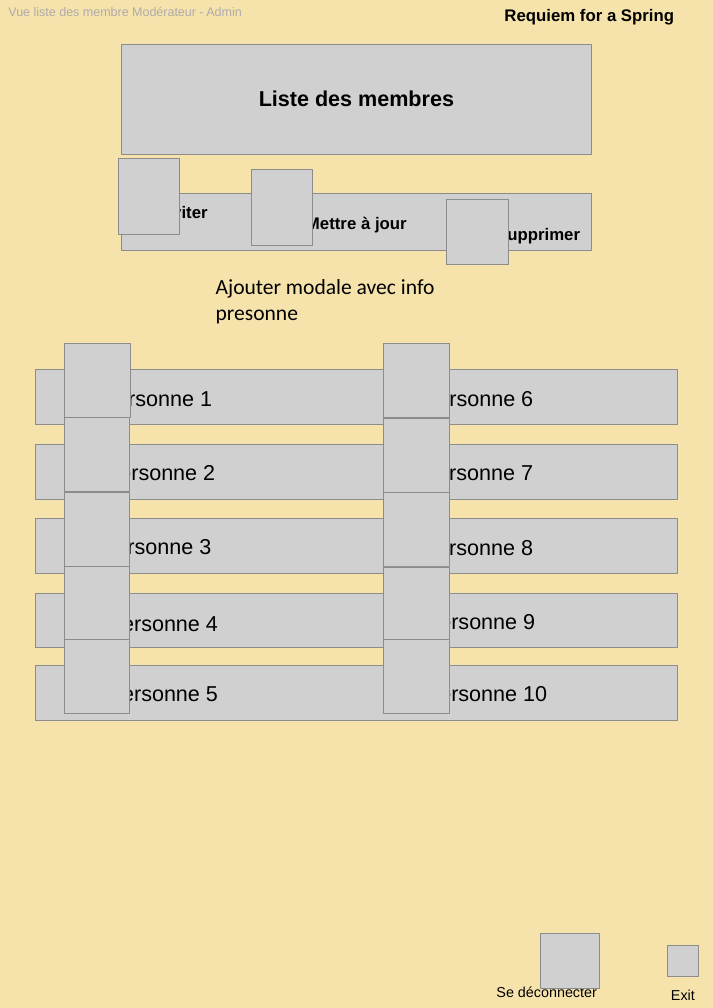
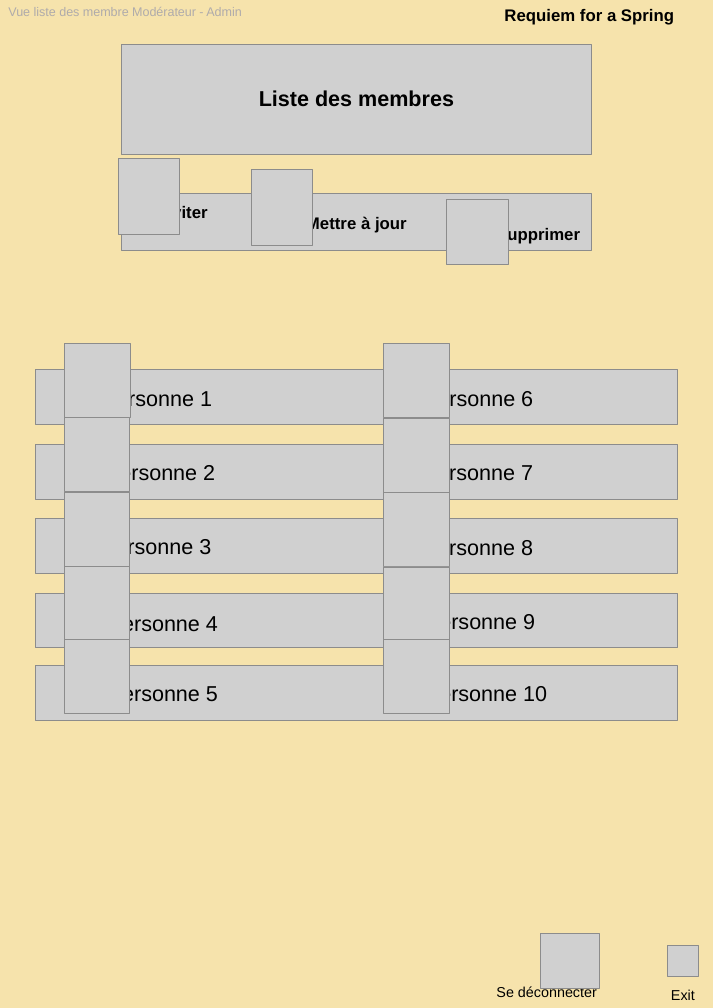
Before and after one commit to konchu974/requiem-for-a-spring, a slide deck: slide 10 of maquettes/maquetteHD.pptx (slide 12 before the commit). Drawn at 713x1008 pixels with LibreOffice and Linux fonts; fonts in the diff are those of the drawing; grey boxes stand for pictures. Boxes give left, top, right and bottom in pixels: in the first picture for what was removed or moved away, otherwise in the second. Text is boxed around its words. In the diff, an @@ line names an element or a change of style, - is before the commit and + after.

```diff
--- a/maquettes/maquetteHD.pptx
+++ b/maquettes/maquetteHD.pptx
@@ text removed at <box>216,279,435,324</box> @@
-Ajouter modale avec info presonne
```
Also in this commit, not shown: 3 other slides changed, 2 slides added, 1 slide removed, 7 other files.
